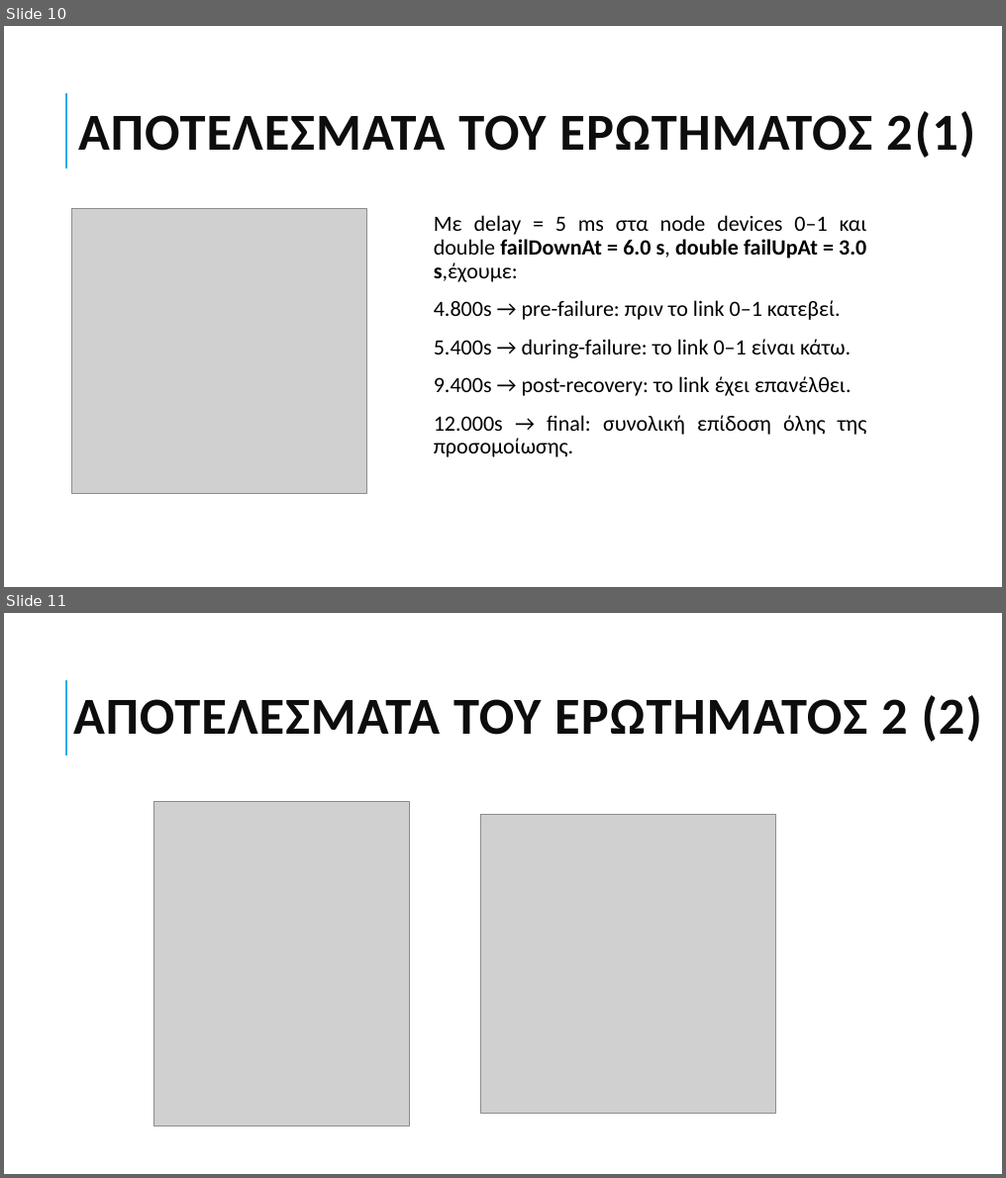
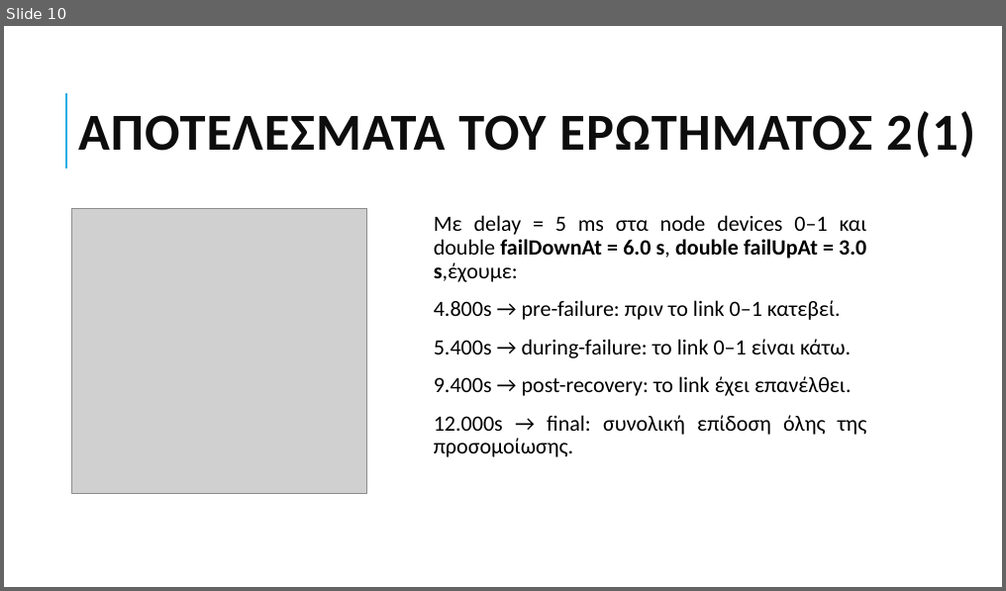
Before and after one commit to grgmyl/Ns3Project, a slide deck: Presentations/Ns-3_presentation_F.pptx. Shown one above the other, each under a label of ours: slides 10 and 11 before the commit, slide 10 after it. The pictures are 1006x1178 and 1006x591 pixels, drawn with LibreOffice and Linux fonts; fonts in the diff are those of the drawing; grey boxes stand for pictures. Boxes give left, top, right and bottom in pixels: in the first picture for what was removed or moved away, otherwise in the second. Text is boxed around its words. In the diff, an @@ line names an element or a change of style, - is before the commit and + after.

```diff
--- a/Presentations/Ns-3_presentation_F.pptx
+++ b/Presentations/Ns-3_presentation_F.pptx
@@ slide 11 removed at bbox=[4, 613, 1002, 1174], background #FFFFFF; not listed: 1 template element that a slide beside it also shows @@
@@ title removed at bbox=[73, 695, 982, 742] @@
-ΑΠΟΤΕΛΕΣΜΑΤΑ ΤΟΥ ΕΡΩΤΗΜΑΤΟΣ 2 (2)
@@ picture removed at bbox=[153, 802, 410, 1127] @@
@@ picture removed at bbox=[481, 814, 776, 1113] @@
```
Also in this commit, not shown: 4 slides changed, 4 slides added, 2 other slides removed.
